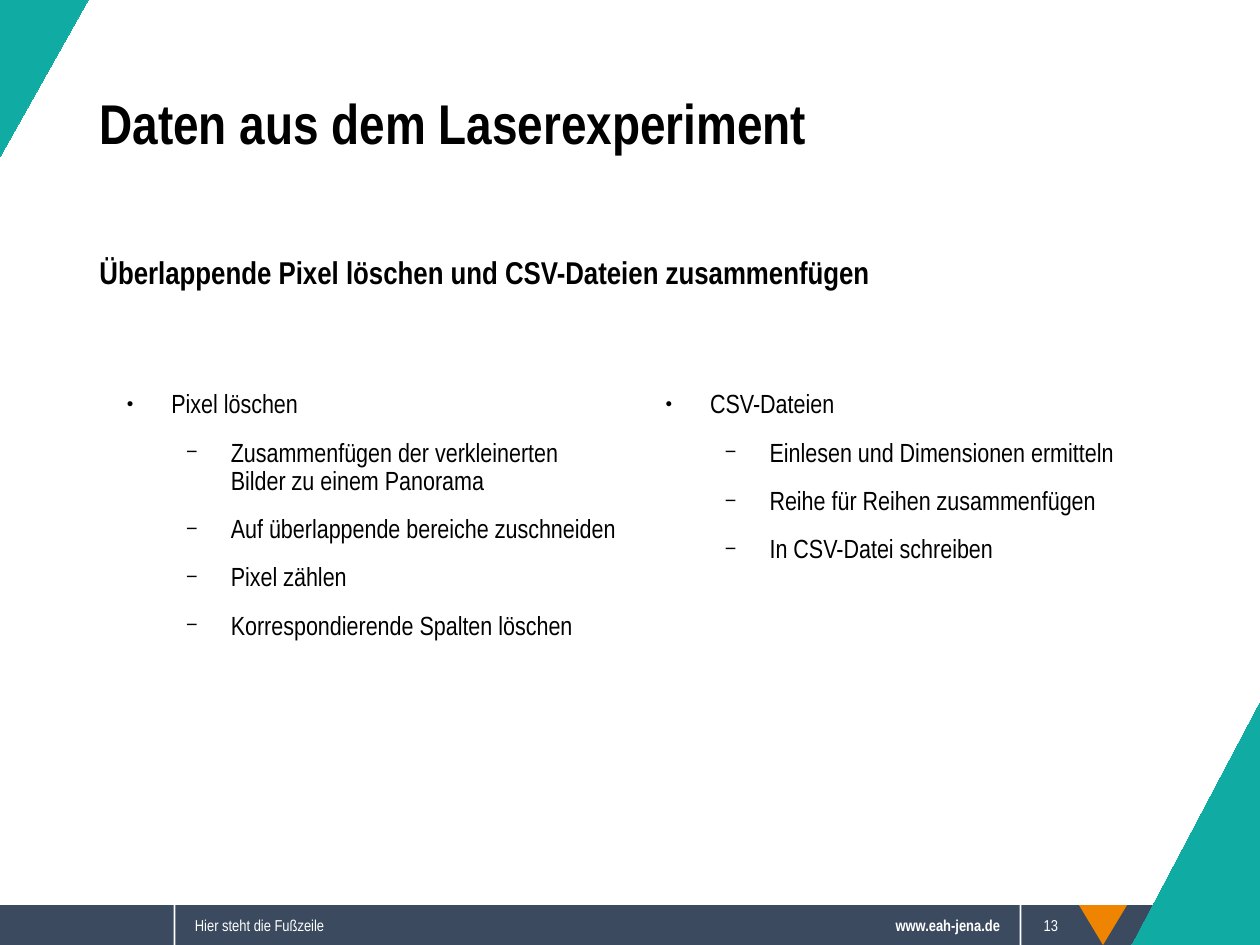
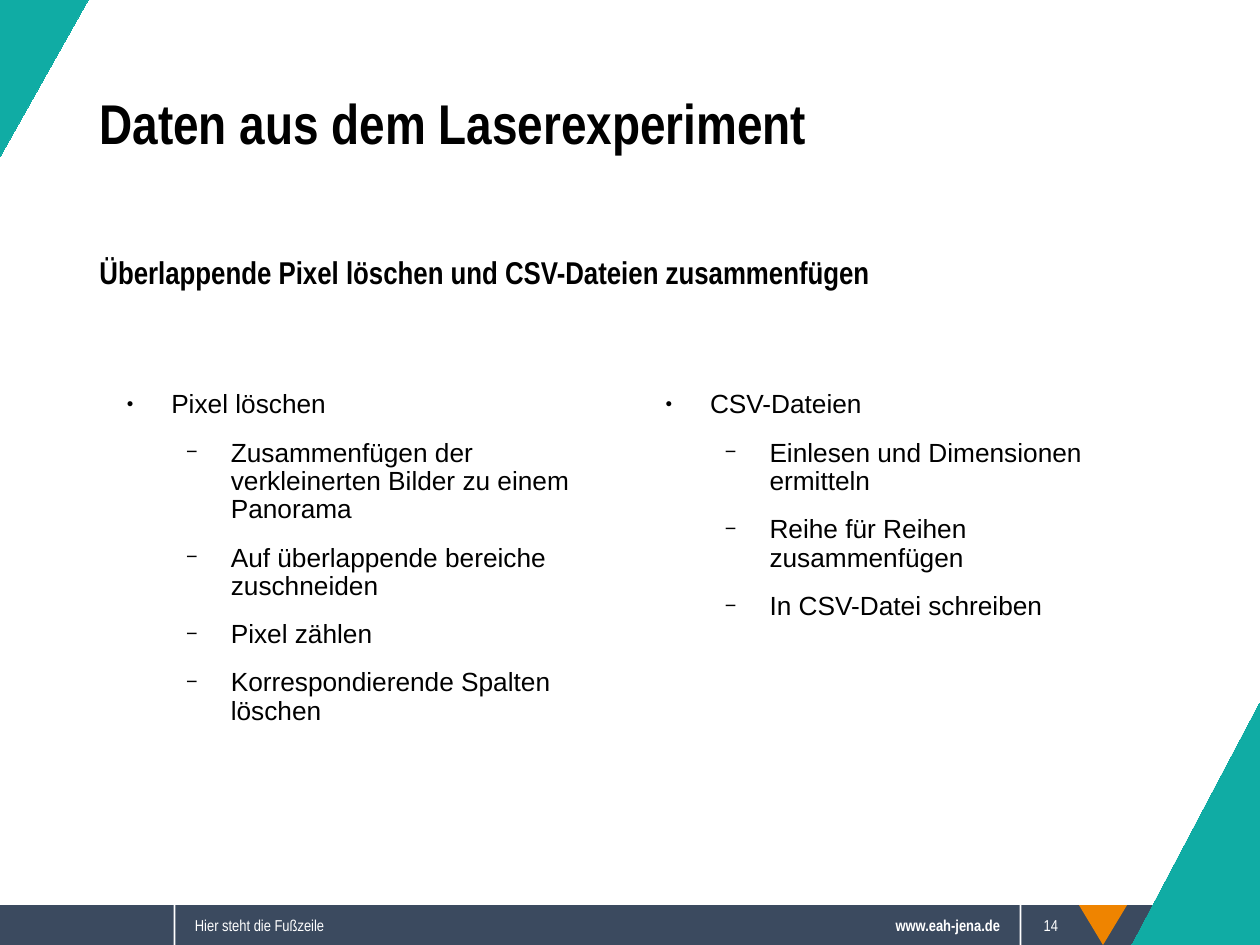
Before and after one commit to Sappy5053/Komplexpraktikum, a slide deck: slide 14 of Präsentation.odp (slide 13 before the commit). Drawn at 1260x945 pixels with LibreOffice and Linux fonts; fonts in the diff are those of the drawing; background and template pictures are left out. Boxes give left, top, right and bottom in pixels: in the first picture for what was removed or moved away, otherwise in the second. Text is boxed around its words. In the diff, an @@ line names an element or a change of style, - is before the commit and + after.

Commit message:
changed font to Liberation Sans

```diff
--- a/Präsentation.odp
+++ b/Präsentation.odp
@@ text "Pixel löschen" at <box>171,394,568,721</box>: font Arial Narrow to Arial @@
@@ text "CSV-Dateien" at <box>710,394,1081,616</box>: font Arial Narrow to Arial @@
@@ page number at <box>1044,920,1058,931</box>: text changed @@
-13
+14
```
Also in this commit, not shown: 14 other slides changed, 1 slide added.
